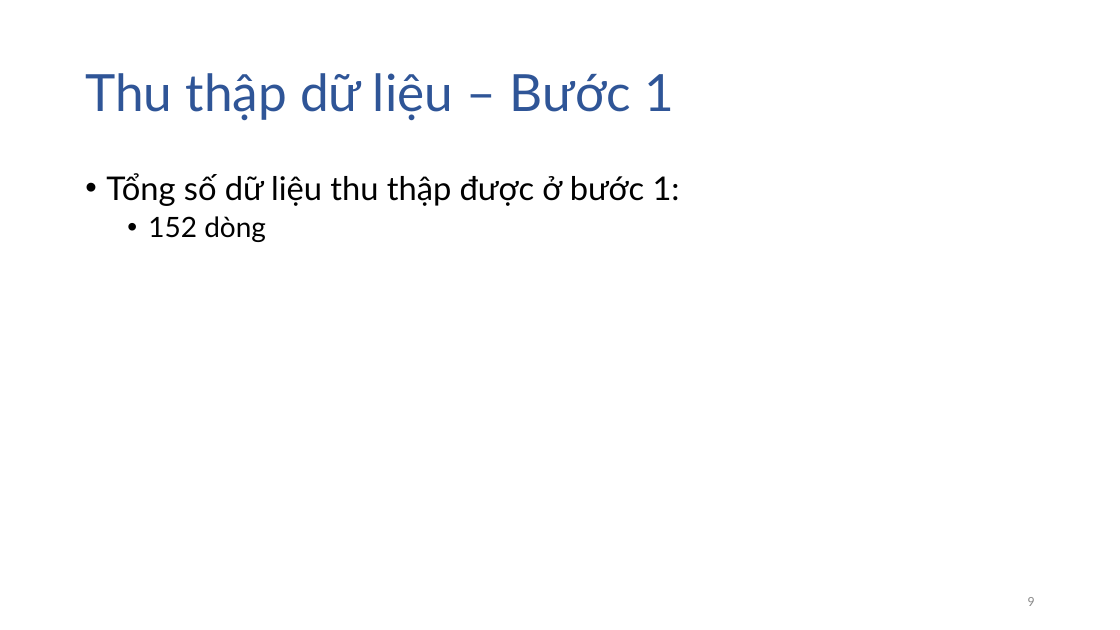
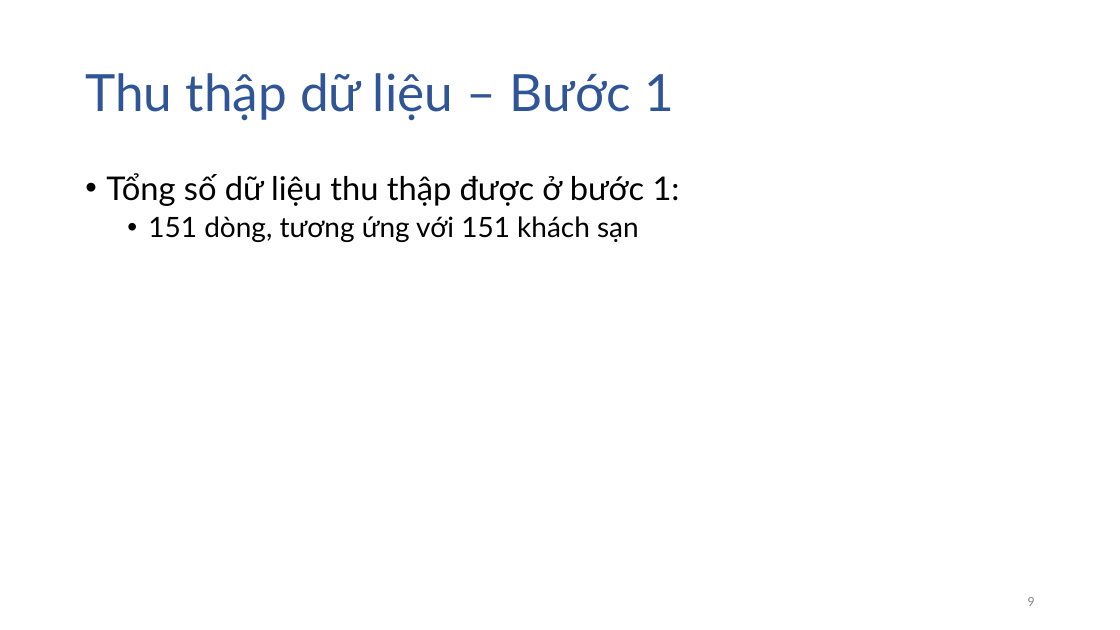
Before and after one commit to dtphat97/DataScienceFinal, a slide deck: slide 9 of Slide.pptx. Drawn at 1120x630 pixels with LibreOffice and Linux fonts; fonts in the diff are those of the drawing. Boxes give left, top, right and bottom in pixels: in the first picture for what was removed or moved away, otherwise in the second. Text is boxed around its words. In the diff, an @@ line names an element or a change of style, - is before the commit and + after.

```diff
--- a/Slide.pptx
+++ b/Slide.pptx
@@ text at box(148, 216, 639, 242): text changed @@
-  • 152 dòng
+  • 151 dòng, tương ứng với 151 khách sạn
```
Also in this commit, not shown: 5 other slides changed, 12 slides added.
